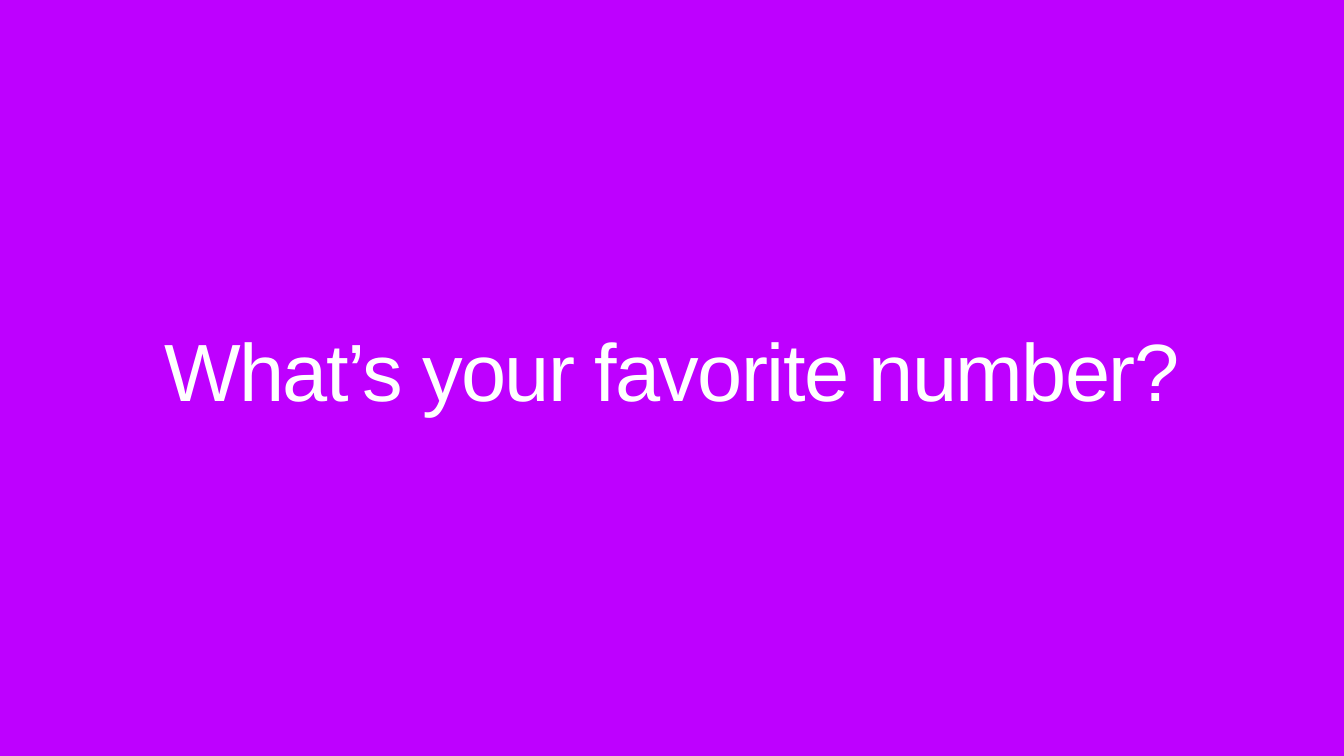
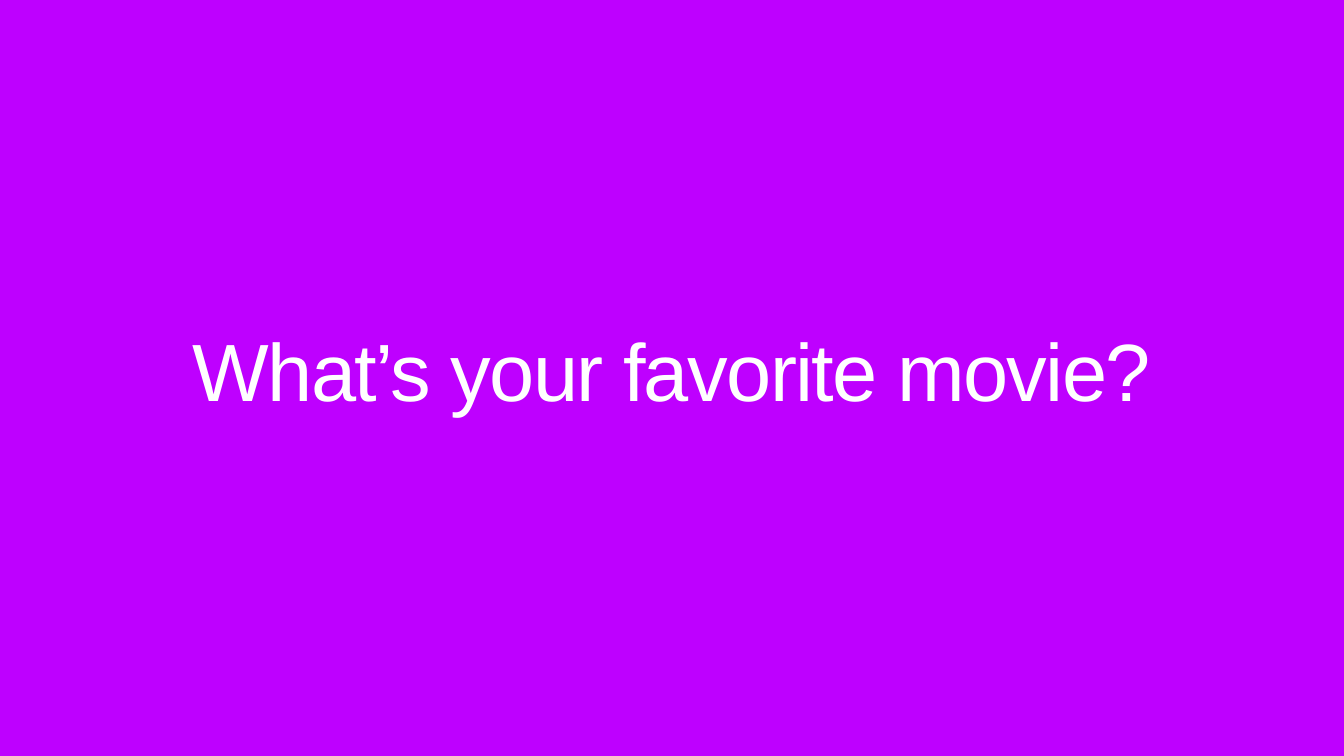
Before and after one commit to rhythms06/flatiron-school, a slide deck: slide 6 of phase-2/forms/slides/forms.pptx. Drawn at 1344x756 pixels with LibreOffice and Linux fonts; fonts in the diff are those of the drawing; background and template pictures are left out. Boxes give left, top, right and bottom in pixels: in the first picture for what was removed or moved away, otherwise in the second. Text is boxed around its words. In the diff, an @@ line names an element or a change of style, - is before the commit and + after.

```diff
--- a/phase-2/forms/slides/forms.pptx
+++ b/phase-2/forms/slides/forms.pptx
@@ text at box(193, 342, 1151, 416): text changed @@
-What’s your favorite number?
+What’s your favorite movie?
```
Also in this commit, not shown: 2 other files.
